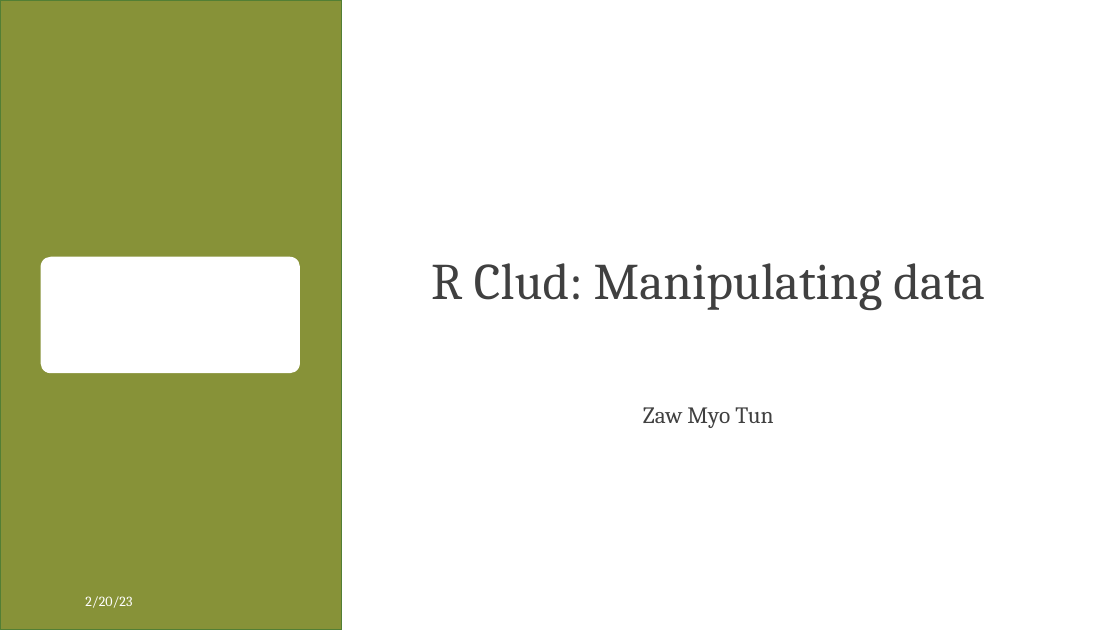
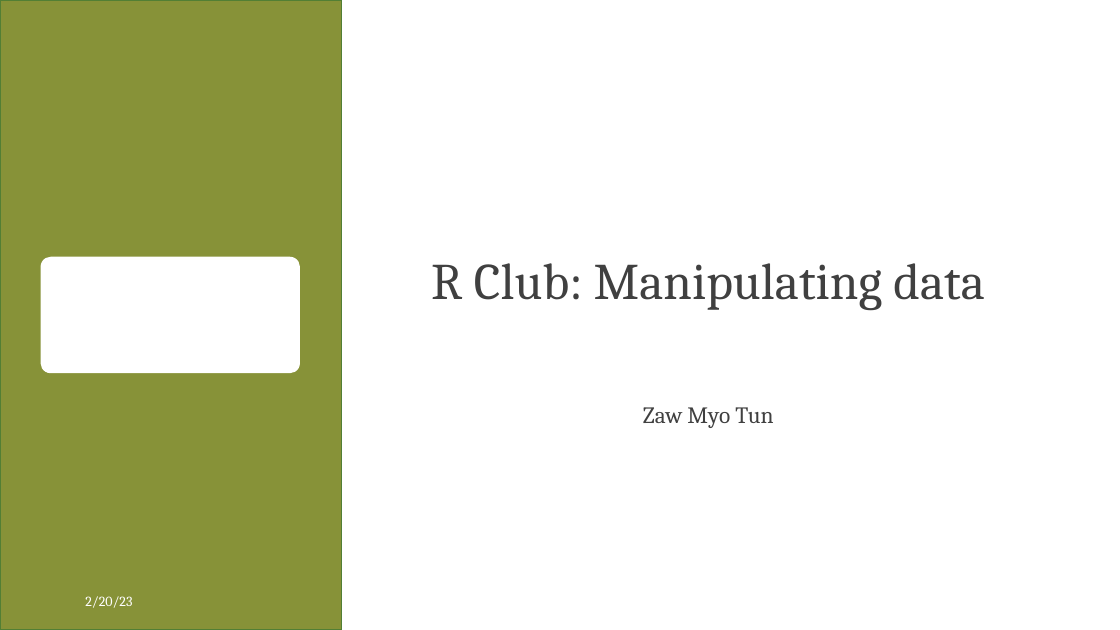
Before and after one commit to zawmtun/r_club, a slide deck: slide 1 of ex/03_manipulating_data.pptx. Drawn at 1120x630 pixels with LibreOffice and Linux fonts; fonts in the diff are those of the drawing; background and template pictures are left out. Boxes give left, top, right and bottom in pixels: in the first picture for what was removed or moved away, otherwise in the second. Text is boxed around its words. In the diff, an @@ line names an element or a change of style, - is before the commit and + after.

Commit message:
prepare slides for ggplot2

```diff
--- a/ex/03_manipulating_data.pptx
+++ b/ex/03_manipulating_data.pptx
@@ title at [431, 263, 985, 311]: text changed @@
-R Clud: Manipulating data
+R Club: Manipulating data
```
Also in this commit, not shown: 3 other files.
